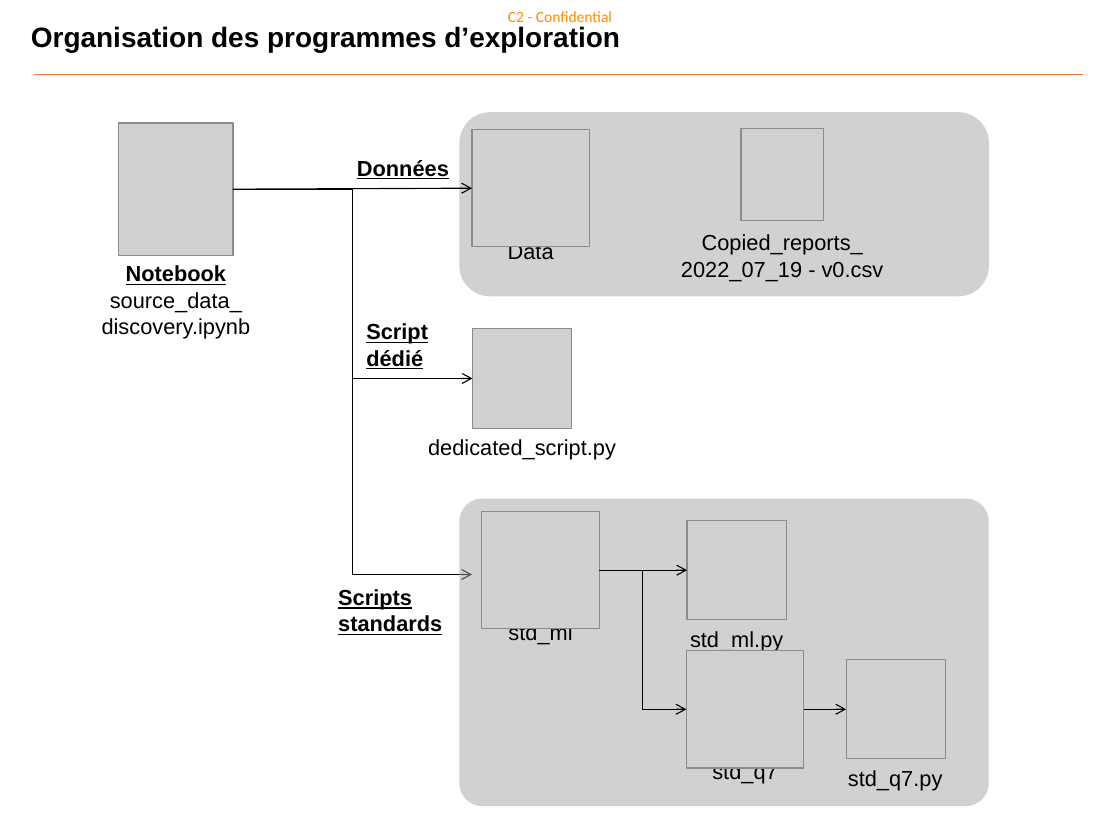
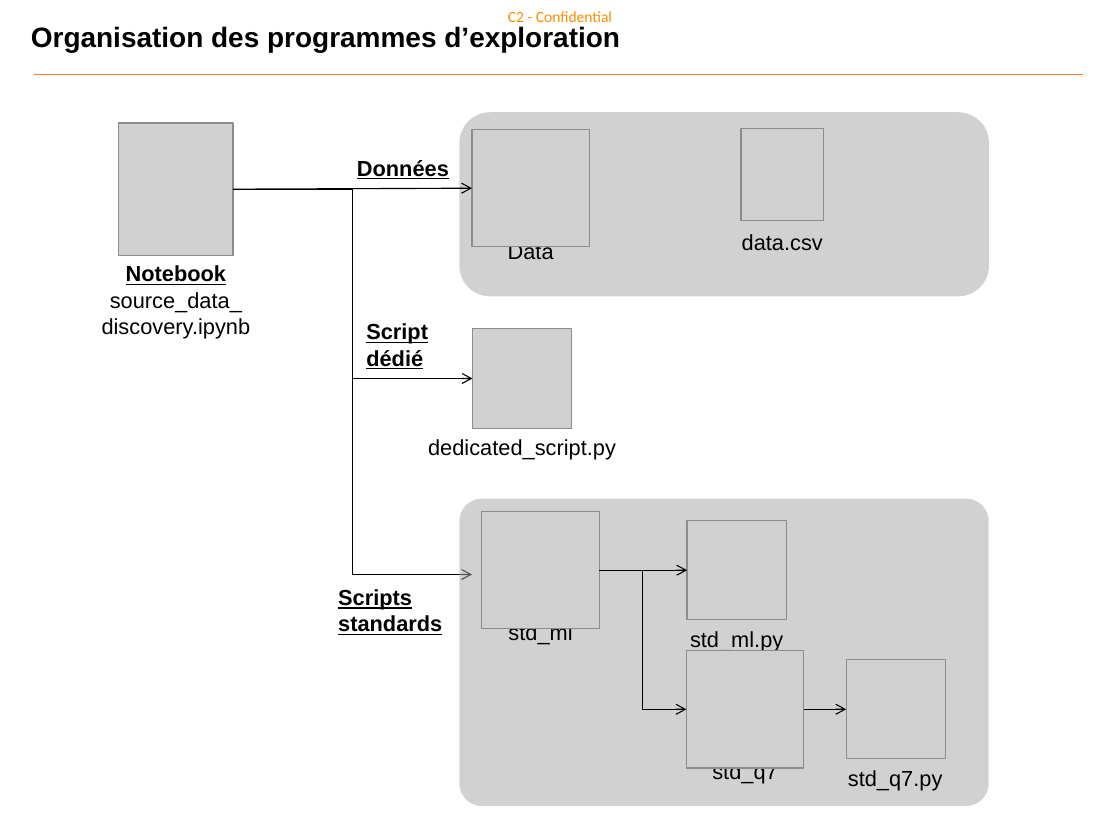
Before and after one commit to Benoit-78/machine-learning-standards, a slide deck: slide 1 of organisation.pptx. Drawn at 1120x840 pixels with LibreOffice and Linux fonts; fonts in the diff are those of the drawing; grey boxes stand for pictures. Boxes give left, top, right and bottom in pixels: in the first picture for what was removed or moved away, otherwise in the second. Text is boxed around its words. In the diff, an @@ line names an element or a change of style, - is before the commit and + after.

```diff
--- a/organisation.pptx
+++ b/organisation.pptx
@@ text at bbox=[742, 234, 823, 251]: text changed @@
-Copied_reports_
-2022_07_19 - v0.csv
+data.csv
```
Also in this commit, not shown: 1 other slide changed, 1 other file.
